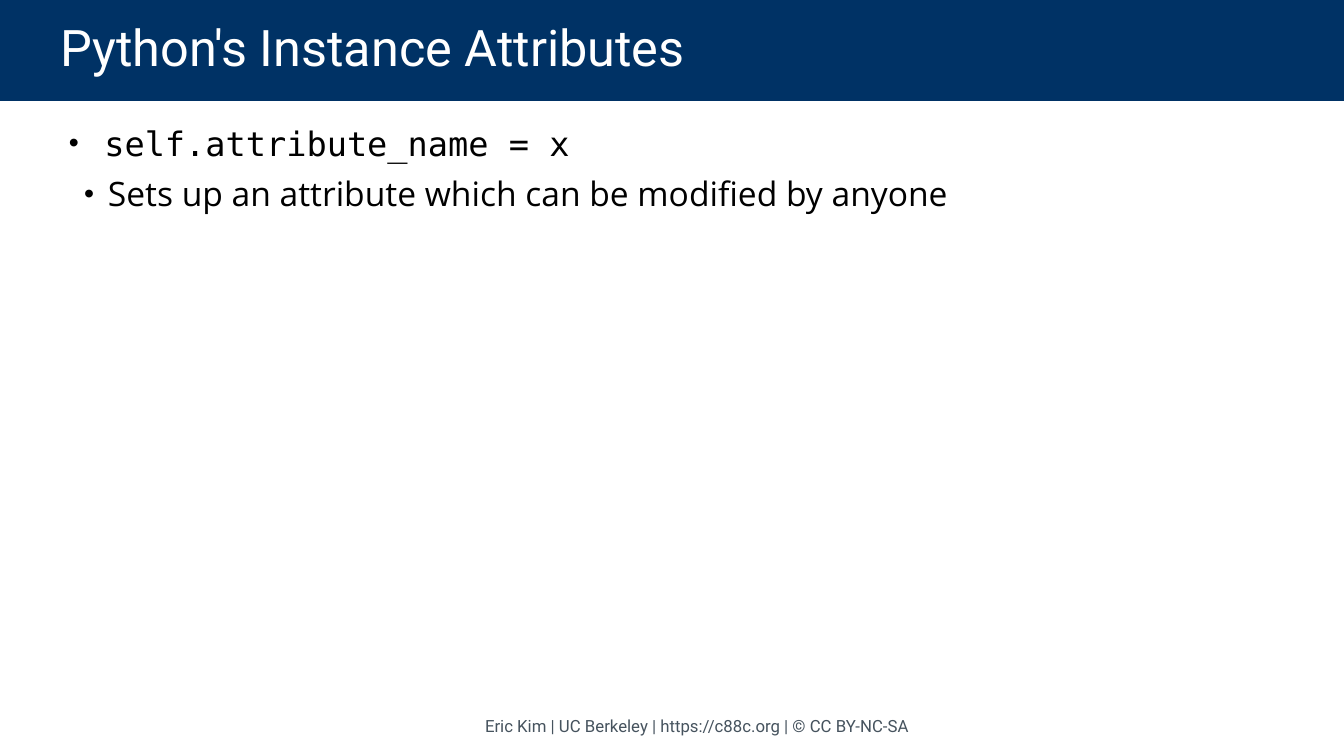
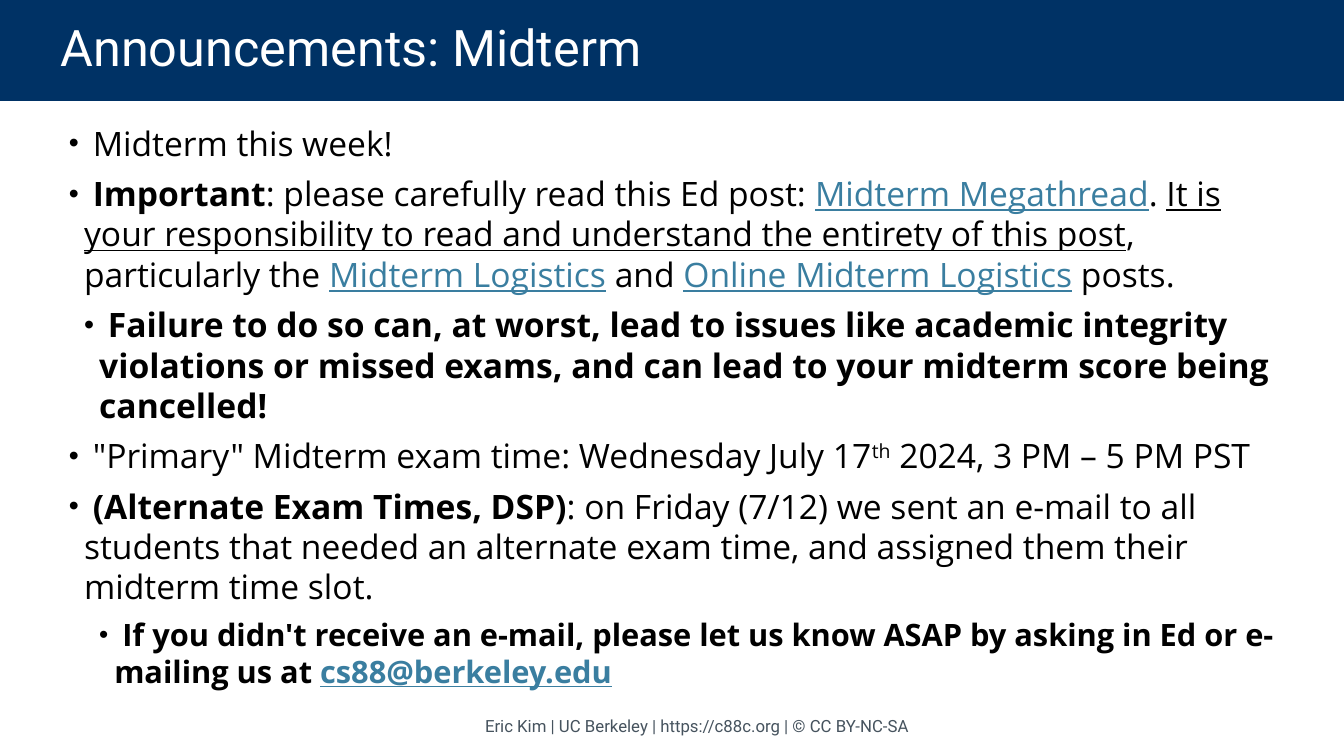
Before and after one commit to cs88-website/su24, a slide deck: slide 3 of assets/slides/su24/15-OOP_II.pptx (slide 8 before the commit). Drawn at 1344x756 pixels with LibreOffice and Linux fonts; fonts in the diff are those of the drawing. Boxes give left, top, right and bottom in pixels: in the first picture for what was removed or moved away, otherwise in the second. Text is boxed around its words. In the diff, an @@ line names an element or a change of style, - is before the commit and + after.

```diff
--- a/assets/slides/su24/15-OOP_II.pptx
+++ b/assets/slides/su24/15-OOP_II.pptx
@@ title at bbox=[60, 28, 641, 67]: text changed @@
-Python's Instance Attributes
+Announcements: Midterm
@@ text at bbox=[84, 130, 1273, 691]: text changed @@
-• self.attribute_name = x
-  • Sets up an attribute which can be modified by anyone
+• Midterm this week!
+• Important: please carefully read this Ed post: Midterm Megathread. It is your responsibility to read and understand the entirety of this post, particularly the Midterm Logistics and Online Midterm Logistics posts.
+  • Failure to do so can, at worst, lead to issues like academic integrity violations or missed exams, and can lead to your midterm score being cancelled!
+• "Primary" Midterm exam time: Wednesday July 17th 2024, 3 PM – 5 PM PST
+• (Alternate Exam Times, DSP): on Friday (7/12) we sent an e-mail to all students that needed an alternate exam time, and assigned them their midterm time slot.
+    • If you didn't receive an e-mail, please let us know ASAP by asking in Ed or e-mailing us at cs88@berkeley.edu
```
Also in this commit, not shown: 4 other slides changed, 4 slides removed, 5 other files.
